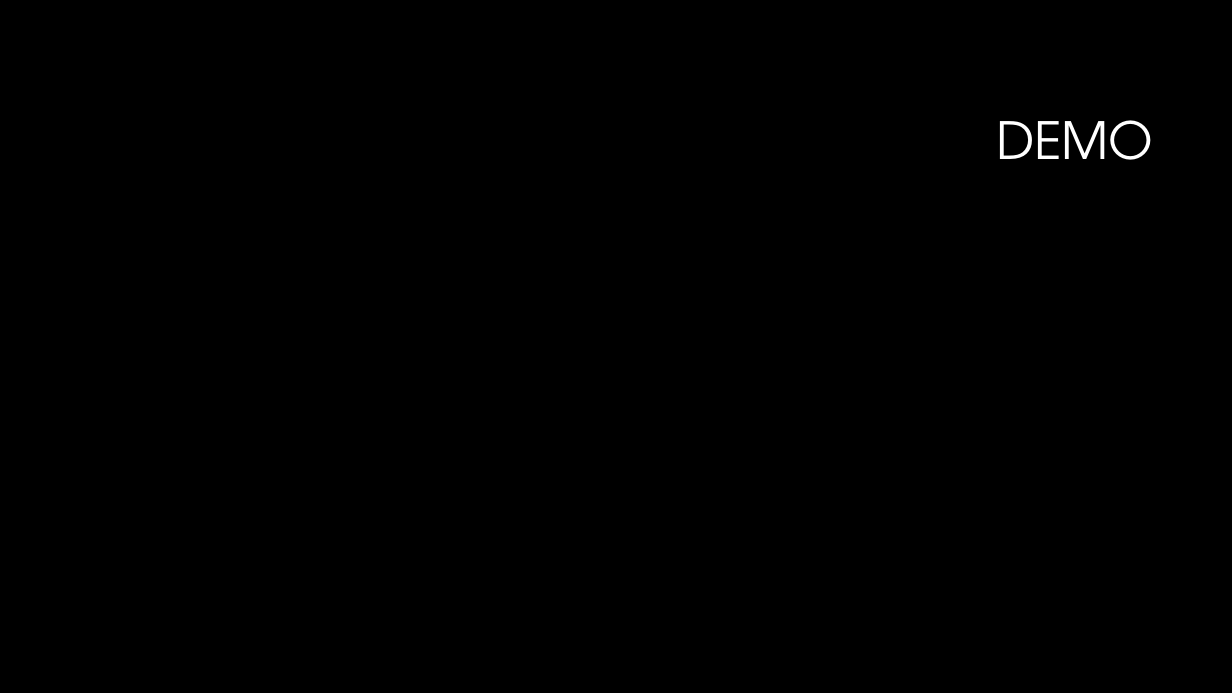
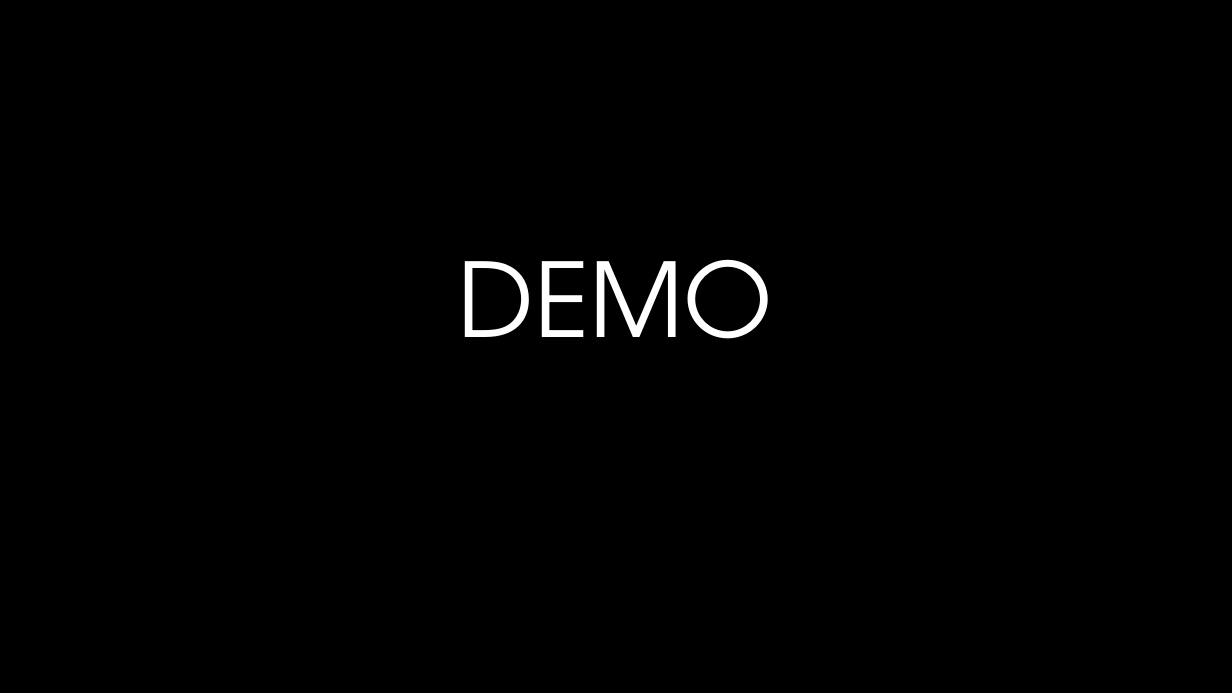
Before and after one commit to Forrestbob/web-project2, a slide deck: slide 4 of project 2.pptx (slide 6 before the commit). Drawn at 1232x693 pixels with LibreOffice and Linux fonts; fonts in the diff are those of the drawing; background and template pictures are left out. Boxes give left, top, right and bottom in pixels: in the first picture for what was removed or moved away, otherwise in the second. Text is boxed around its words. In the diff, an @@ line names an element or a change of style, - is before the commit and + after.

```diff
--- a/project 2.pptx
+++ b/project 2.pptx
@@ title "DEMO": place and size @@
-title "DEMO" at bbox=[996, 120, 1153, 160]
+title "DEMO" at bbox=[458, 259, 773, 339]
@@ title "DEMO" at bbox=[458, 259, 773, 339]: size 40 to 80 pt; alignment right to centre @@
```
Also in this commit, not shown: 3 other slides changed, 3 slides added, 3 slides removed.
